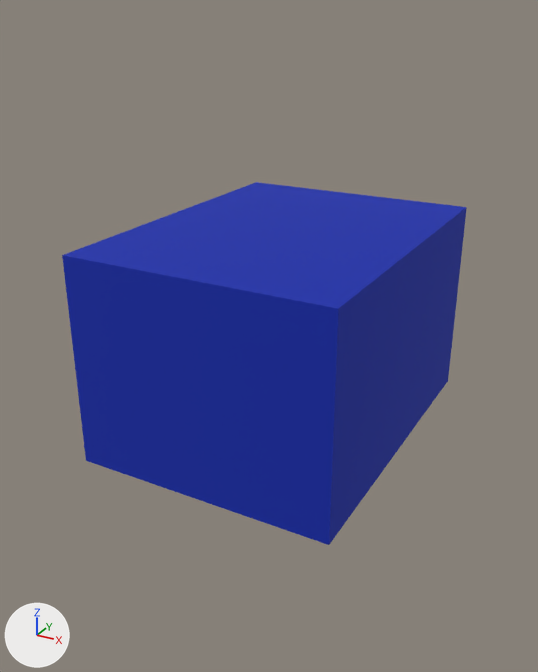
One commit to the FBX model MrowiskoWorldCreator/Mrowisko/MrowiskoContent/Models/log.FBX: the scene before it, then after it.
Before and after are seen from a camera (50 mm lens) standing at (0.499, -0.995, 0.572) and looking at (0.015, -0.115, 0.132). Lighting does not change. The marker at lower left points along +X, +Y and +Z. Where no turn or scale is listed for an object, it has been applied to the vertices.
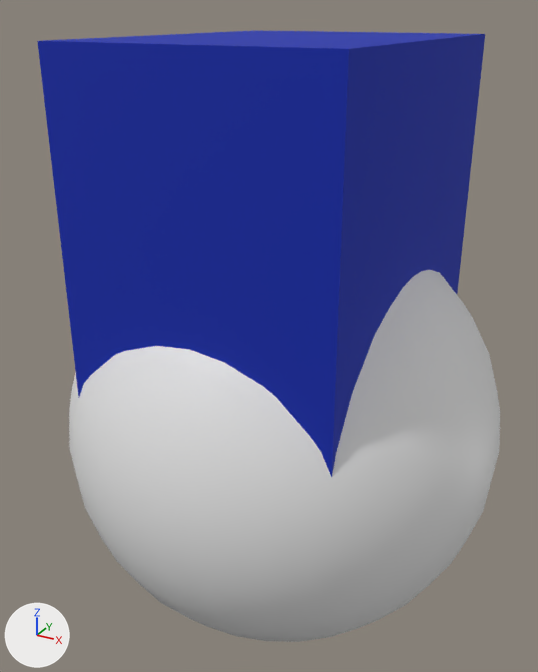
The newer file is also turned or shifted as a whole; pictures and numbers use the older file's frame.

Where the change shows, as pixel boxes [x1, y1, x2, y2] in the pictures (538 x 672 px):
'Box001', rescaled
    before: [62, 182, 467, 545]
    after: [37, 30, 485, 477]
'BoundingSphere', added
    after: [69, 270, 500, 642]

What changed in the scene script:
```text
Add me_mesh_001:
    me_mesh_001.from_pydata(...)  # a UV sphere (32 segments, 16 rings, poles along z) spanning x -0.318..0.318, y -0.318..0.318, z -0.318..0.318
Change ob_box001:
    ob_box001.scale: (0.01, 0.01, 0.01) -> (0.01, 0.01, 0.0183)
Add ob_boundingsphere:
    ob_boundingsphere = bpy.data.objects.new('BoundingSphere', me_mesh_001)
    ob_boundingsphere.location = (0.039, -0.112, 0.0)
```
